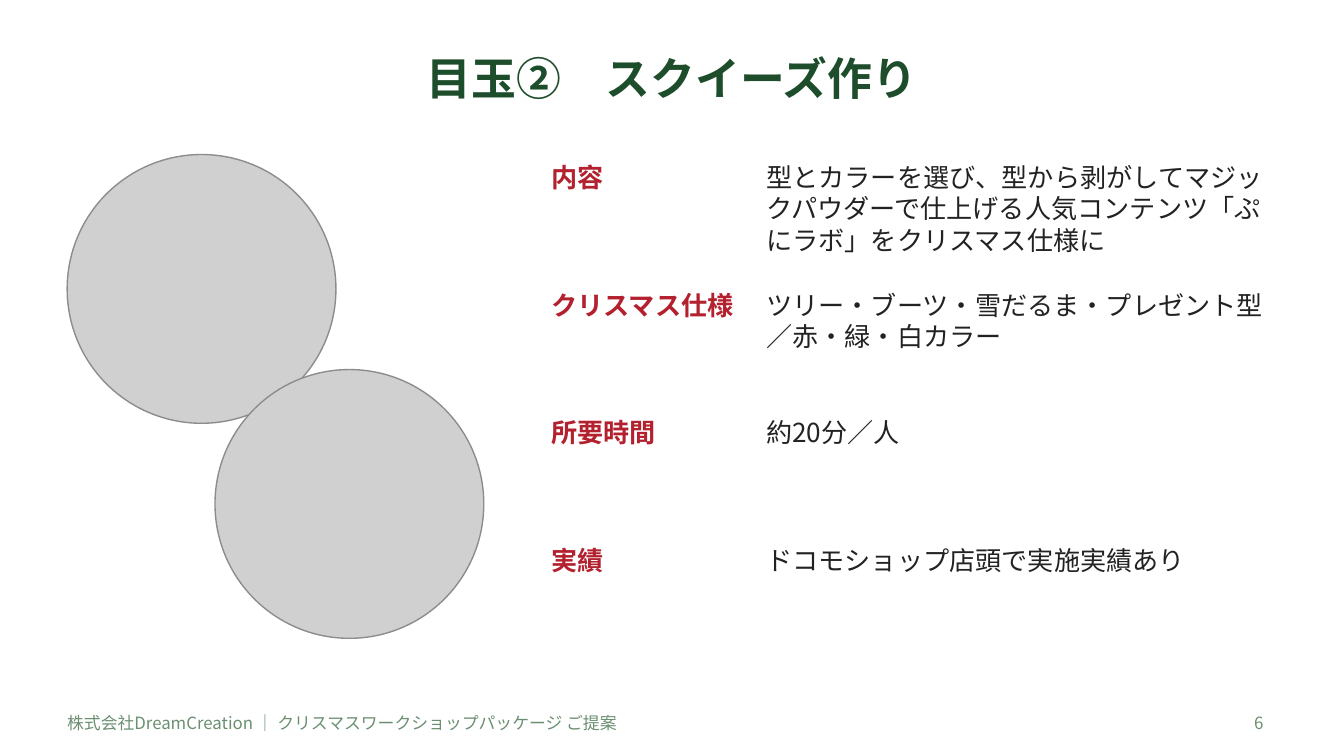
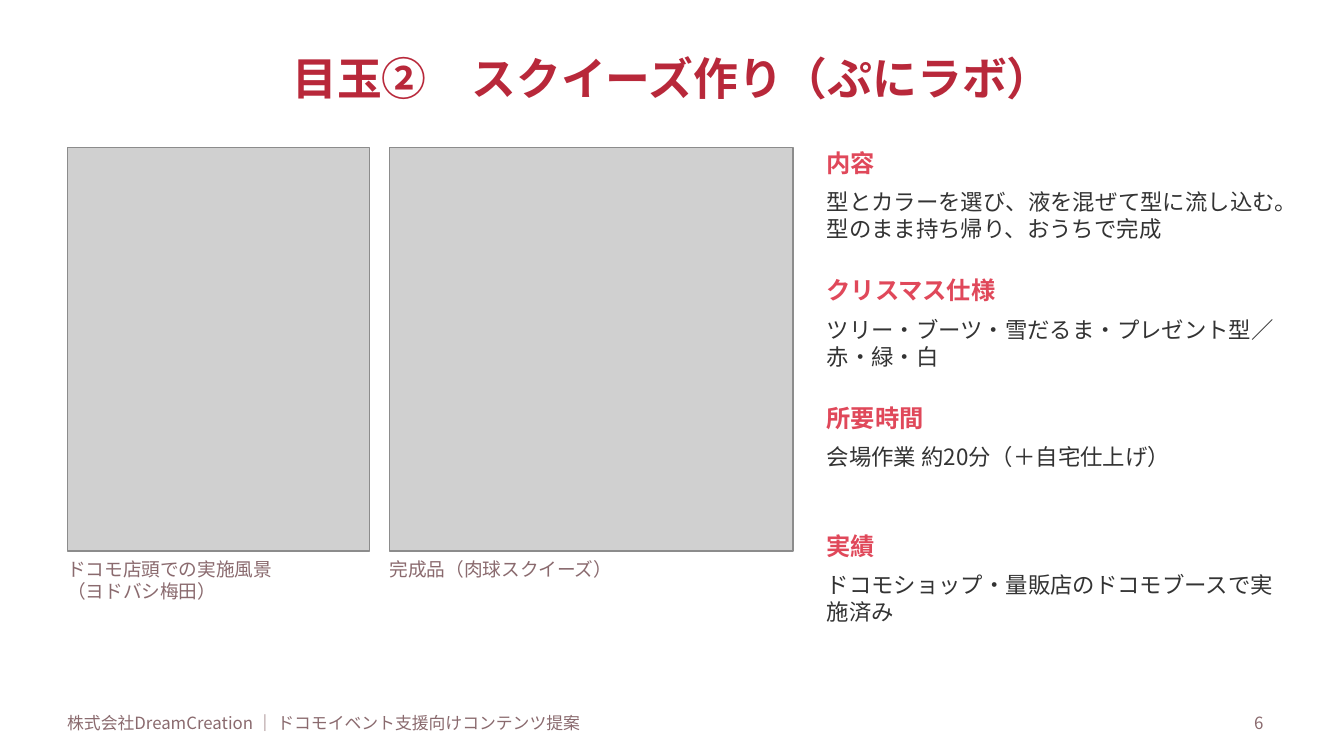
Before and after one commit to lunamax77/-next-vision, a slide deck: slide 6 of docs/proposals/2026-12_docomo_christmas-ws/企画書_NTTドコモ_クリスマスWS.pptx. Drawn at 1344x756 pixels with LibreOffice and Linux fonts; fonts in the diff are those of the drawing; grey boxes stand for pictures. Boxes give left, top, right and bottom in pixels: in the first picture for what was removed or moved away, otherwise in the second. Text is boxed around its words. In the diff, an @@ line names an element or a change of style, - is before the commit and + after.

```diff
--- a/docs/proposals/2026-12_docomo_christmas-ws/企画書_NTTドコモ_クリスマスWS.pptx
+++ b/docs/proposals/2026-12_docomo_christmas-ws/企画書_NTTドコモ_クリスマスWS.pptx
@@ title at bbox=[292, 56, 1051, 100]: text changed; text colour #1E4D2B to #B8283A @@
-目玉② スクイーズ作り
+目玉② スクイーズ作り（ぷにラボ）
@@ picture: place and size @@
-picture at bbox=[67, 155, 336, 423]
+picture at bbox=[67, 148, 370, 551]
@@ picture added at bbox=[390, 148, 793, 551] @@
@@ text "内容": place and size @@
-text "内容" at bbox=[551, 164, 603, 190]
+text "内容" at bbox=[827, 151, 875, 175]
@@ text removed at bbox=[766, 165, 1263, 253] @@
-型とカラーを選び、型から剥がしてマジックパウダーで仕上げる人気コンテンツ「ぷにラボ」をクリスマス仕様に
@@ text added at bbox=[827, 191, 1298, 239], 12 pt, text #333333 @@
+型とカラーを選び、液を混ぜて型に流し込む。型のまま持ち帰り、おうちで完成
@@ text "クリスマス仕様": place and size @@
-text "クリスマス仕様" at bbox=[551, 292, 733, 318]
+text "クリスマス仕様" at bbox=[827, 278, 996, 301]
@@ text at bbox=[827, 319, 1274, 367]: text changed; size 14 to 12 pt; text colour #222222 to #333333 @@
-ツリー・ブーツ・雪だるま・プレゼント型／赤・緑・白カラー
+ツリー・ブーツ・雪だるま・プレゼント型／赤・緑・白
@@ picture removed at bbox=[215, 370, 484, 638] @@
@@ text "所要時間": place and size @@
-text "所要時間" at bbox=[551, 420, 656, 445]
+text "所要時間" at bbox=[827, 406, 924, 429]
@@ text at bbox=[827, 446, 1170, 467]: text changed; size 14 to 12 pt; text colour #222222 to #333333 @@
-約20分／人
+会場作業 約20分（＋自宅仕上げ）
@@ size 14 to 13 pt, text colour #B3202E to #E0485A in 4 elements at bbox=[827, 151, 875, 175], bbox=[827, 278, 996, 301], bbox=[827, 406, 924, 429], bbox=[827, 534, 875, 557] @@
@@ text "実績": place and size @@
-text "実績" at bbox=[551, 547, 603, 573]
+text "実績" at bbox=[827, 534, 875, 557]
@@ text added at bbox=[67, 560, 272, 600], 10 pt, text #8A6A6E @@
+ドコモ店頭での実施風景
+（ヨドバシ梅田）
@@ text added at bbox=[390, 560, 612, 578], 10 pt, text #8A6A6E @@
+完成品（肉球スクイーズ）
@@ text at bbox=[827, 574, 1273, 622]: text changed; size 14 to 12 pt; text colour #222222 to #333333 @@
-ドコモショップ店頭で実施実績あり
+ドコモショップ・量販店のドコモブースで実施済み
@@ text at bbox=[67, 715, 580, 731]: text changed; text colour #6B8F71 to #8A6A6E @@
-株式会社DreamCreation ｜ クリスマスワークショップパッケージ ご提案
+株式会社DreamCreation ｜ ドコモイベント支援向けコンテンツ提案
@@ page number at bbox=[1254, 716, 1263, 729]: text colour #6B8F71 to #8A6A6E @@
```
Also in this commit, not shown: 12 other slides changed, 2 slides added, 1 slide removed, 2 other files.
